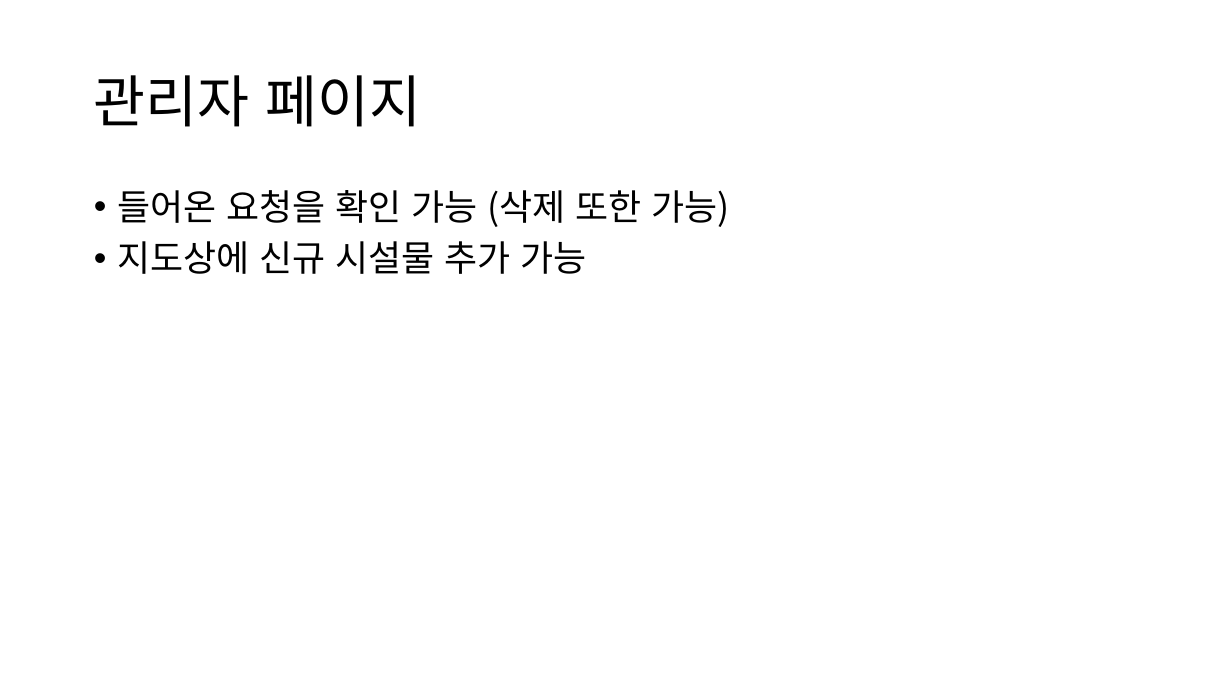
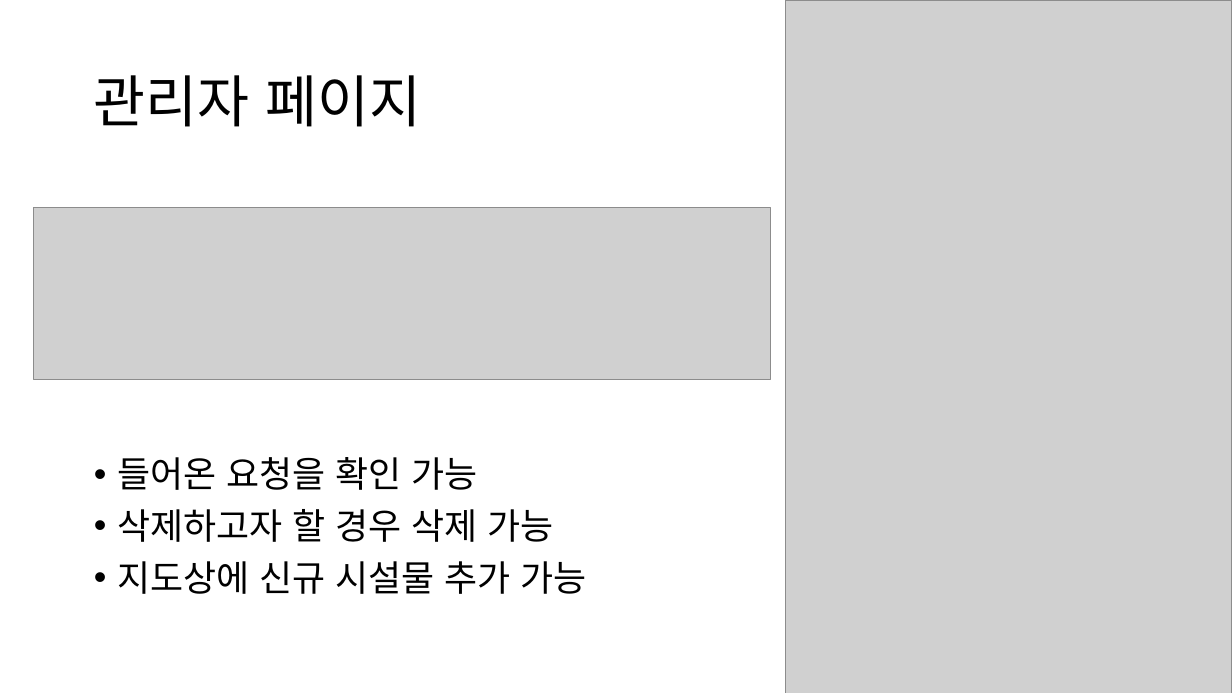
Before and after one commit to bongdam-safety/documents, a slide deck: slide 5 of 프로젝트 발표회/발표자료.pptx (slide 4 before the commit). Drawn at 1232x693 pixels with LibreOffice and Linux fonts; fonts in the diff are those of the drawing; grey boxes stand for pictures. Boxes give left, top, right and bottom in pixels: in the first picture for what was removed or moved away, otherwise in the second. Text is boxed around its words. In the diff, an @@ line names an element or a change of style, - is before the commit and + after.

```diff
--- a/프로젝트 발표회/발표자료.pptx
+++ b/프로젝트 발표회/발표자료.pptx
@@ picture added at <box>786,1,1232,693</box> @@
@@ picture added at <box>33,207,771,379</box> @@
@@ text "들어온 요청을 확인 가능": place and size @@
-text "들어온 요청을 확인 가능" at <box>117,190,730,274</box>
+text "들어온 요청을 확인 가능" at <box>117,457,586,594</box>
@@ text at <box>117,457,553,542</box>: text changed @@
-• 들어온 요청을 확인 가능 (삭제 또한 가능)
+• 들어온 요청을 확인 가능
+• 삭제하고자 할 경우 삭제 가능
```
Also in this commit, not shown: 2 other slides changed, 2 slides added.
